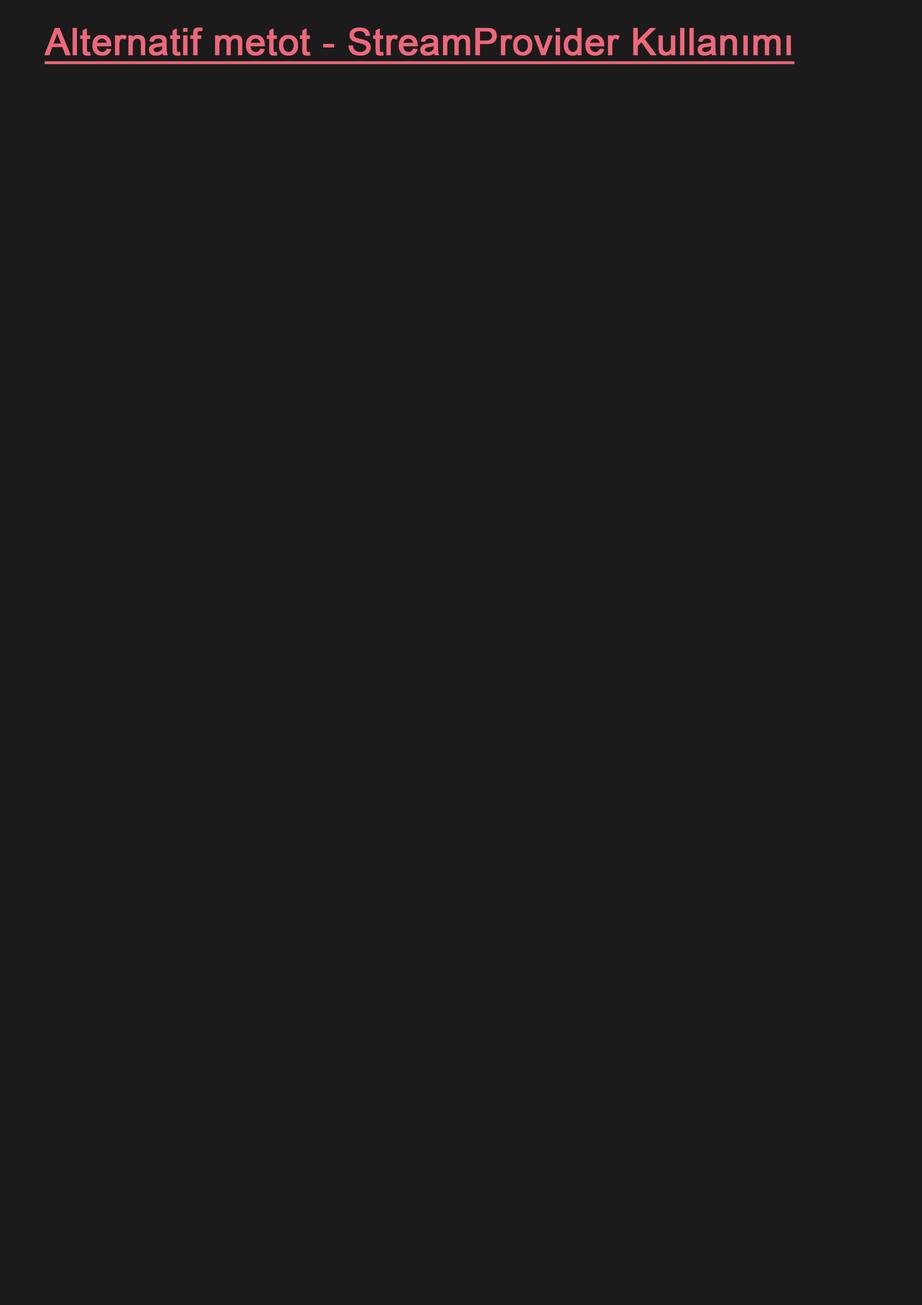
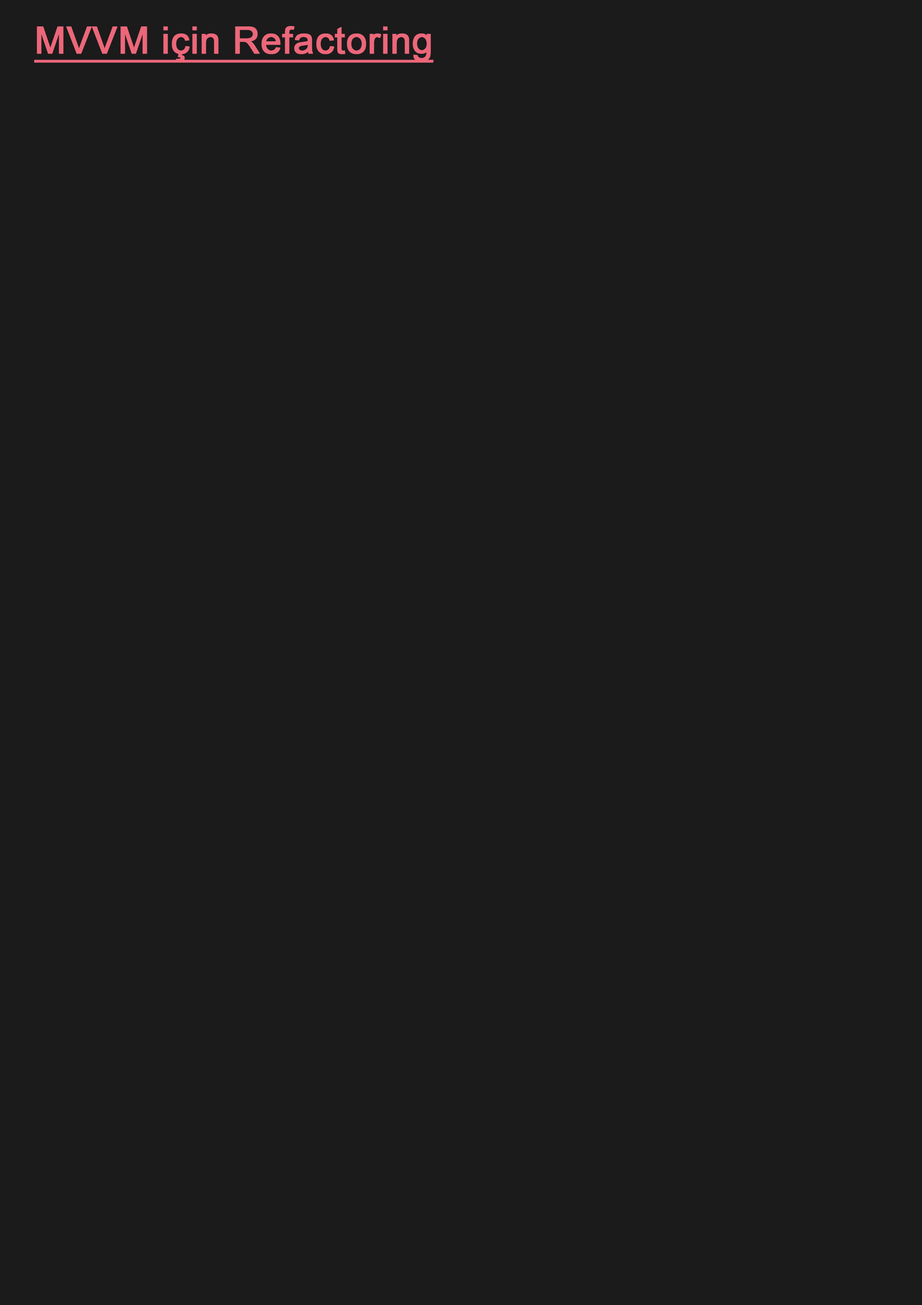
Revision of a layered 922px x 1305px image; what changed, layer by layer:
renamed "Alternatif metot - StreamProvider Kullanımı" to "MVVM için Refactoring", painted on it over [34, 26, 795, 65]
